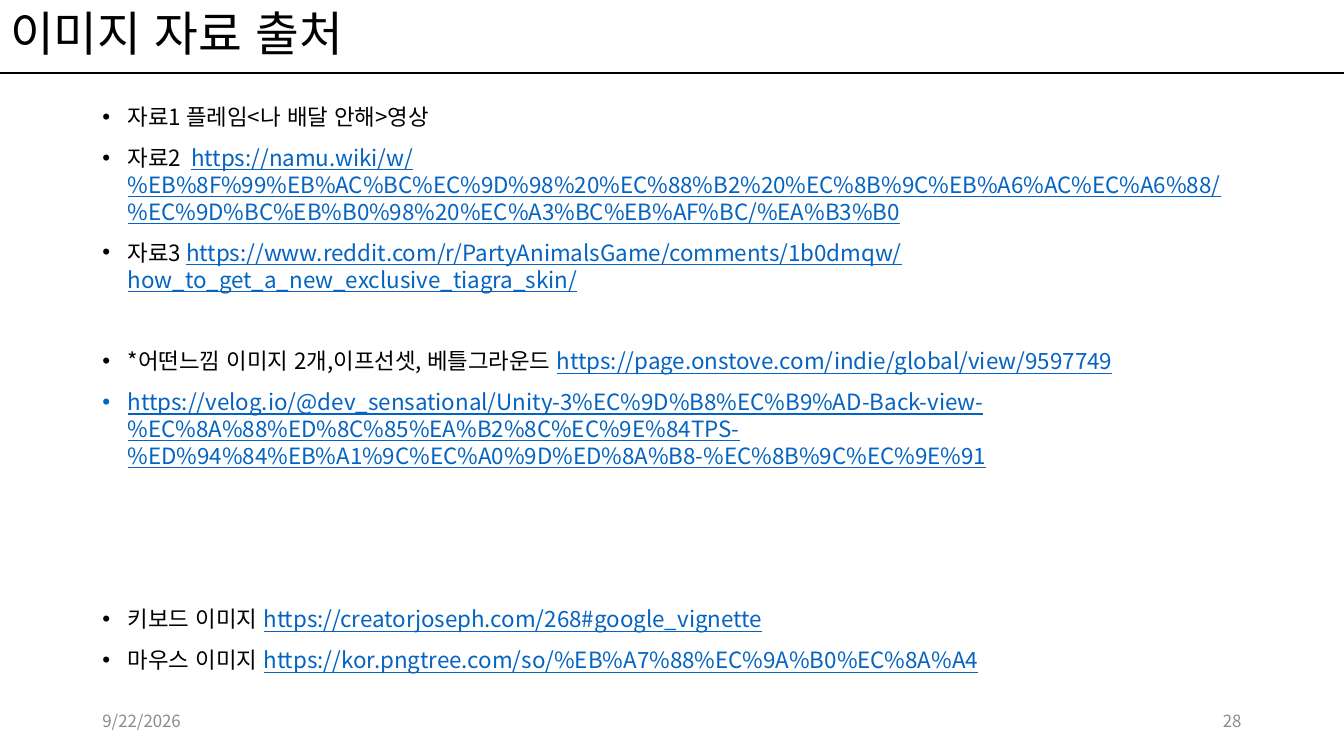
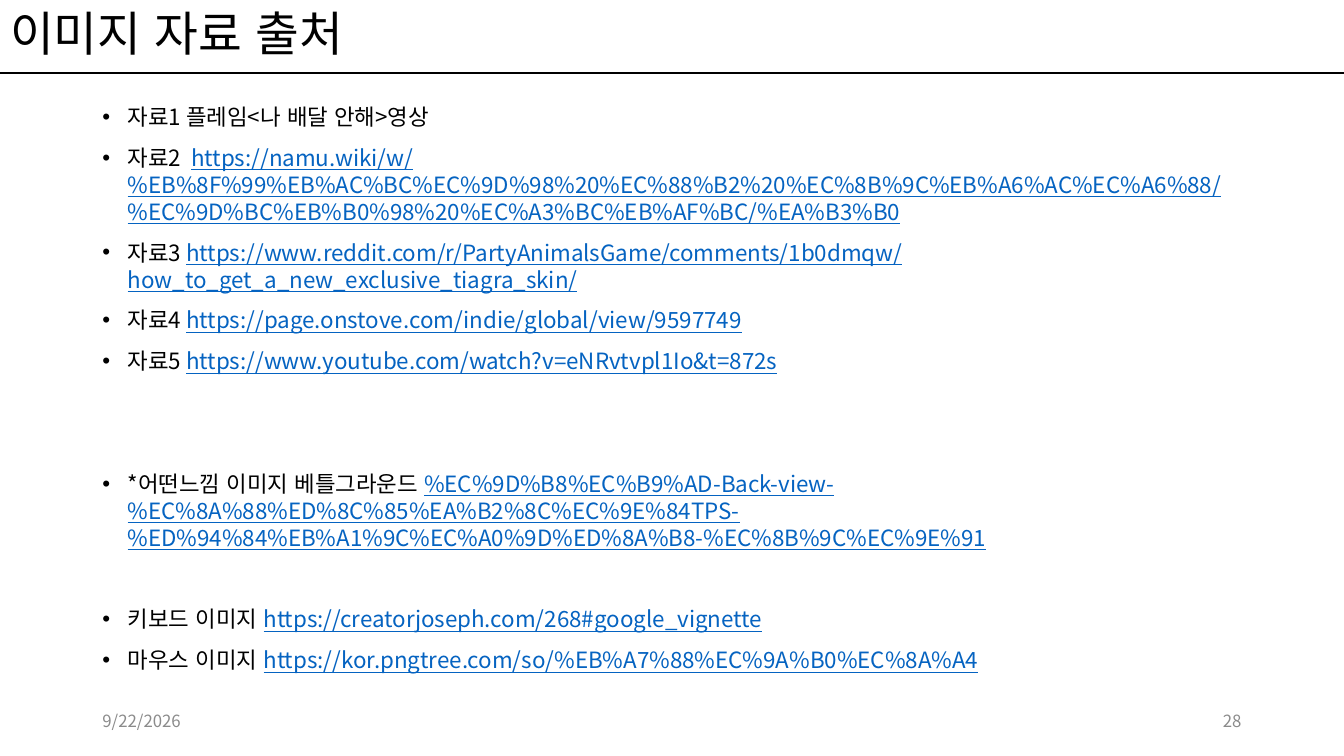
Before and after one commit to kwakyerin/2026_Graduation_Project, a slide deck: slide 28 of documents/HyunahKwon/design/designing/배트와 달트_기획서.pptx. Drawn at 1344x756 pixels with LibreOffice and Linux fonts; fonts in the diff are those of the drawing. Boxes give left, top, right and bottom in pixels: in the first picture for what was removed or moved away, otherwise in the second. Text is boxed around its words. In the diff, an @@ line names an element or a change of style, - is before the commit and + after.

```diff
--- a/documents/HyunahKwon/design/designing/배트와 달트_기획서.pptx
+++ b/documents/HyunahKwon/design/designing/배트와 달트_기획서.pptx
@@ text at (x1=128, y1=309, x2=986, y2=550): text changed @@
-• *어떤느낌 이미지 2개,이프선셋, 베틀그라운드 https://page.onstove.com/indie/global/view/9597749
-• https://velog.io/@dev_sensational/Unity-3%EC%9D%B8%EC%B9%AD-Back-view-%EC%8A%88%ED%8C%85%EA%B2%8C%EC%9E%84TPS-%ED%94%84%EB%A1%9C%EC%A0%9D%ED%8A%B8-%EC%8B%9C%EC%9E%91
+• 자료4 https://page.onstove.com/indie/global/view/9597749
+• 자료5 https://www.youtube.com/watch?v=eNRvtvpl1Io&t=872s
+• *어떤느낌 이미지 베틀그라운드 %EC%9D%B8%EC%B9%AD-Back-view-%EC%8A%88%ED%8C%85%EA%B2%8C%EC%9E%84TPS-%ED%94%84%EB%A1%9C%EC%A0%9D%ED%8A%B8-%EC%8B%9C%EC%9E%91
```
Also in this commit, not shown: 10 other slides changed, 2 slides added, 1 slide removed.
